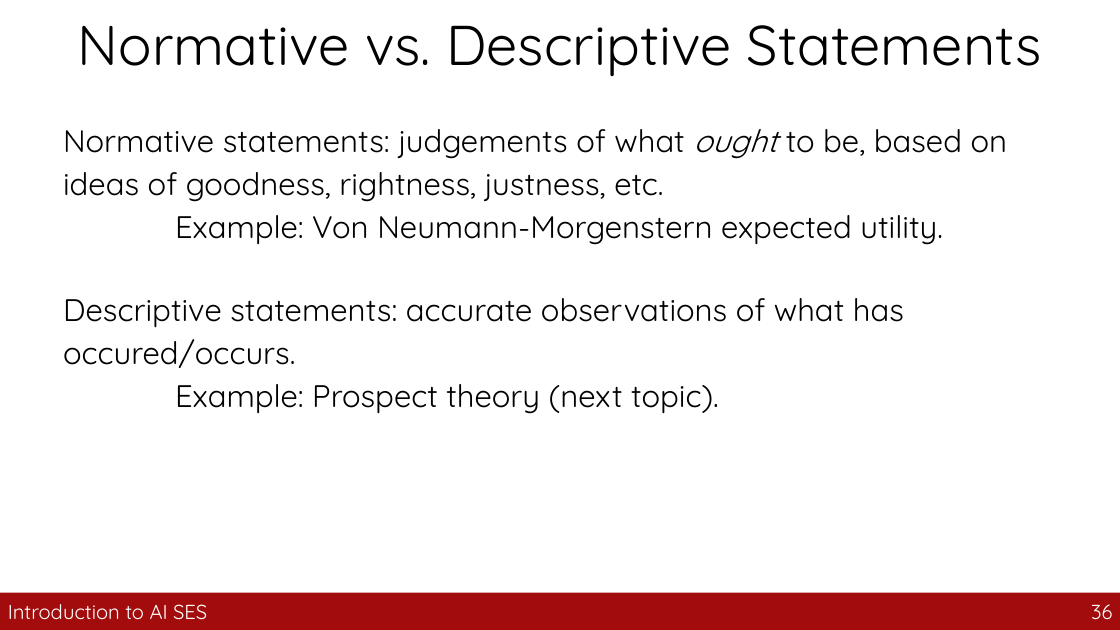
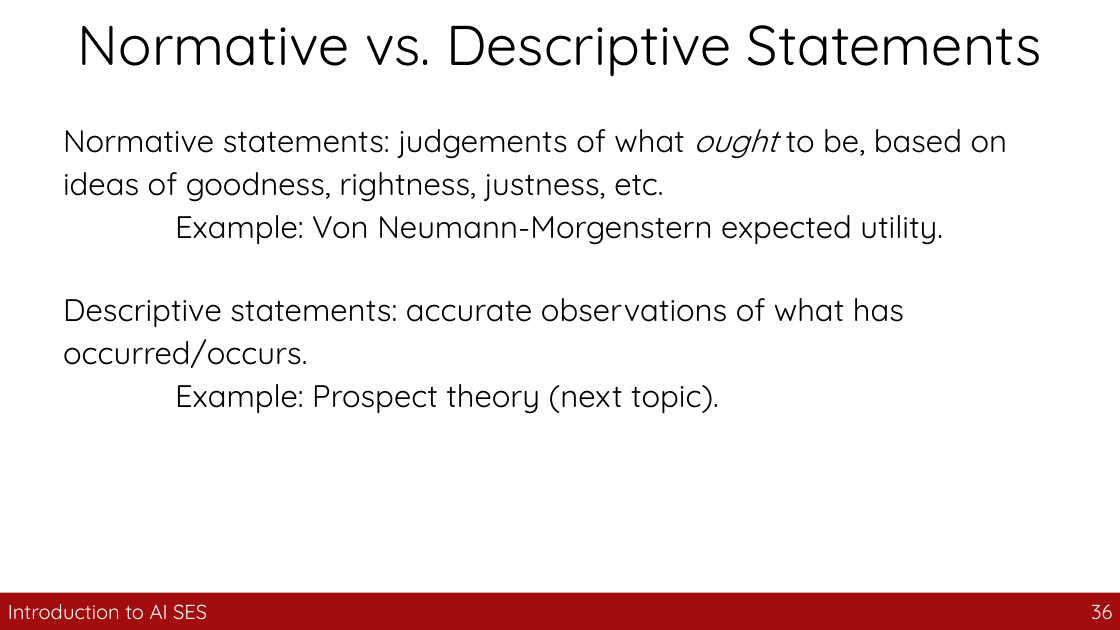
Before and after one commit to guhofstra/CSC163Fa26, a slide deck: slide 36 of PPTs/10_utility_functions.pptx. Drawn at 1120x630 pixels with LibreOffice and Linux fonts; fonts in the diff are those of the drawing. Boxes give left, top, right and bottom in pixels: in the first picture for what was removed or moved away, otherwise in the second. Text is boxed around its words. In the diff, an @@ line names an element or a change of style, - is before the commit and + after.

```diff
--- a/PPTs/10_utility_functions.pptx
+++ b/PPTs/10_utility_functions.pptx
@@ text at [63, 298, 904, 368]: text changed @@
-Descriptive statements: accurate observations of what has occured/occurs.
+Descriptive statements: accurate observations of what has occurred/occurs.
```
Also in this commit, not shown: 5 other slides changed, 30 other files.
